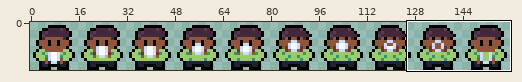
One commit to this sprite sheet: assets/images/characters/opponent_1_3.png. Above, an overview of the earlier version with the close-up marked.
Close-up. Before:
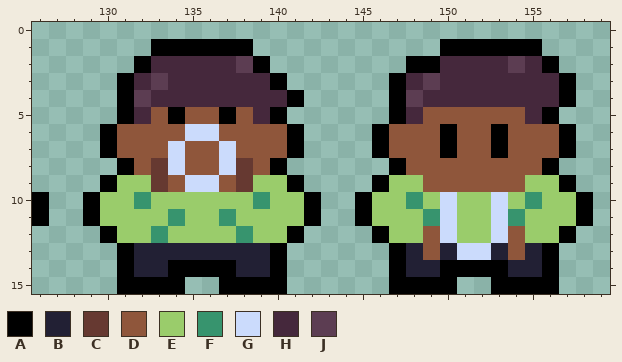
The file is 160x16 pixels. Shown: x 126..159, y 0..15. The commit also changed other parts of the picture, which this record leaves out.
Palette (. is transparent): A #000000  B #222034  C #663931  D #8f563b  E #9acc6b  F #37946e  G #cbdbfc  H #45283c  J #5c3d52
Pixels before, first column x 126:
 1 .......AAAAAA...........AAAAAA...
 2 ......AHHHHHJA........AAHHHHJHA..
 3 .....AHJHHHHHHA......AHJHHHHHHHA.
 4 .....AJHHHHHHHHA.....AJHHHHHHHHA.
 5 .....AHDADDADHA......AHDDDDDDHA..
 6 ....ADDDDGGDDDDA....ADDDADDADDDA.
 7 ....ADDDGDDGDDDA....ADDDADDADDDA.
 8 .....ADCGDDGCDA......ADDDDDDDDA..
 9 ....AEECDGGDCEEA....AEEDDDDDDEEA.
10 A..AEEFEEEEEEFEEA..AEEFEGEEGEFEEA
11 A..AEEEEFEEFEEEEA..AEEEFGEEGFEEEA
12 ....AEEFEEEEFEEA....AEEDGEEGDEEA.
13 .....ABBBBBBBBA......ABDBGGBDBA..
14 .....ABBAAAABBA......ABBAAAABBA..
15 .....AAAA..AAAA......AAAA..AAAA..
New version:
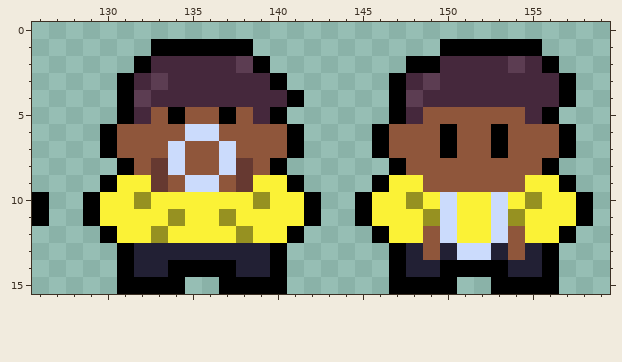
Edits made:
colour E: #9acc6b -> #fbf236
colour F: #37946e -> #969121
Boxes around the changes in both close-ups, in picture pixels (x1, y1, x2, y2):
changed: (100, 175, 576, 243)
